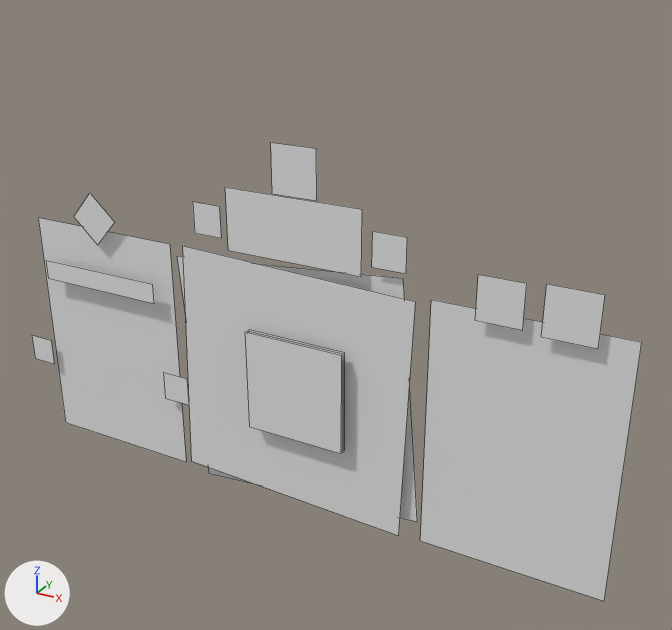
Two versions of the Blender file Reference/CompicactusObjects.blend, one commit apart.
Rendered twice from a camera (50 mm lens) standing at (1.95, -3.23, 1.97) and looking at (0.15, 0.05, 0.33). Arrows for +X, +Y and +Z are at lower left; the lights stay in place. Mesh edges are drawn as thin lines.

The first picture shows 'Add', 'ArrowRightCompi', 'BackgroundAnswers', 'BackgroundCompicactus', 'BackgroundQuestions', 'Compicactus', 'EditAnswer', 'EditName', 'Name', 'Remove', 'SelectedQuestion', 'WorkingYellowCompi'.
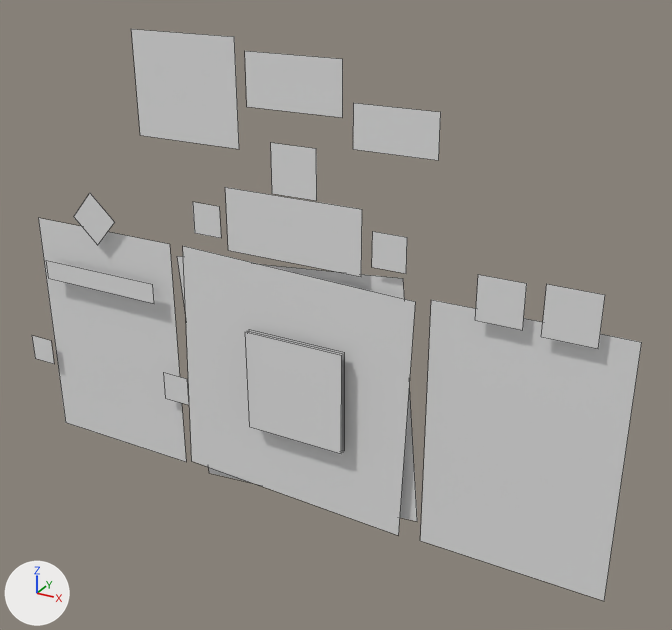
The change, as a list of edits to the scene's bpy script:
```text
Add me_planebase_016:
    me_planebase_016.from_pydata([(-1.0, 0.0, -1.0), (1.0, 0.0, -1.0), (-1.0, 0.0, 1.0), (1.0, 0.0, 1.0)], [], [(0, 1, 3, 2)])
    me_planebase_016.materials.append(mat_menub)  # its picture is missing
Add me_planebase_012:
    me_planebase_012.from_pydata([(-1.0, 0.0, -1.0), (1.0, 0.0, -1.0), (-1.0, 0.0, 1.0), (1.0, 0.0, 1.0)], [], [(0, 1, 3, 2)])
    me_planebase_012.materials.append(mat_menub)  # its picture is missing
Add me_planebase_010:
    me_planebase_010.from_pydata([(-1.0, 0.0, -0.9), (1.0, 0.0, -0.9), (-1.0, 0.0, 0.9), (1.0, 0.0, 0.9)], [], [(0, 1, 3, 2)])
    me_planebase_010.materials.append(mat_menub)  # its picture is missing
Add ob_help:
    ob_help = bpy.data.objects.new('Help', me_planebase_016)
    ob_help.location = (0.453, -0.041, 1.189)
    ob_help.scale = (0.181, 0.181, 0.0903)
Add ob_mint:
    ob_mint = bpy.data.objects.new('Mint', me_planebase_012)
    ob_mint.location = (0.002, -0.041, 1.329)
    ob_mint.scale = (0.222, 0.222, 0.111)
Add ob_polygonmana:
    ob_polygonmana = bpy.data.objects.new('PolygonMana', me_planebase_010)
    ob_polygonmana.location = (-0.532, -0.041, 1.264)
    ob_polygonmana.scale = (0.264, 0.238, 0.253)
```

What differs and where, as boxes [x1, y1, x2, y2] in the pictures (672 x 630 px):
'PolygonMana', added: after [131, 29, 239, 149]
'Mint', added: after [245, 51, 343, 118]
'Help', added: after [353, 103, 441, 160]
